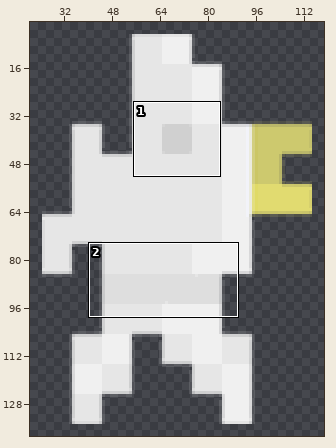
Sprite sheet, stored at dist/assets/pixel/White Fish Queen.png. The picture above shows the old version from afar; the outline marks the close-up.
Close-up. As it was:
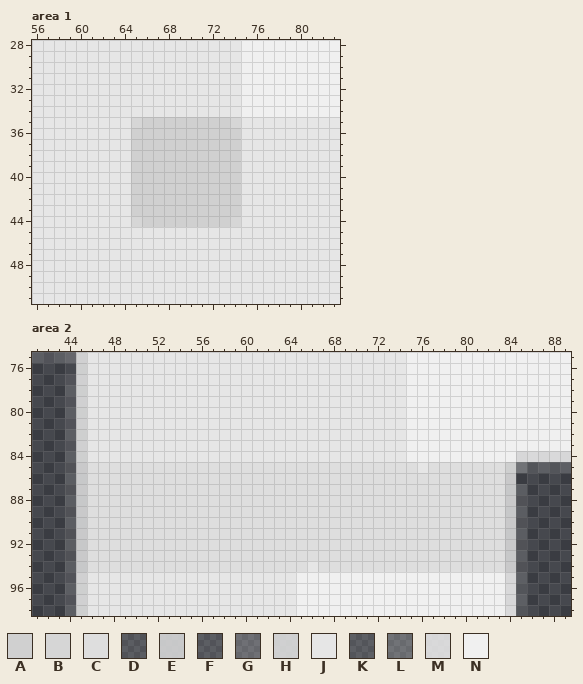
The file is 140x140 pixels. Pixels under 10% opacity are left out. Colours within 5 levels of each other are drawn and written as one. Shown: area 1: x 56..83, y 28..51; area 2: x 41..89, y 75..98. The wide view leaves out empty margins.
Palette (. is transparent): A #d0d0d0  B #d6d6d6  C #dedede  D #dedede23  E #dedededc  F #e6e6e623  G #e6e6e641  H #e6e6e6dc  J #e6e6e6  K #f0f0f023  L #f0f0f041  M #f0f0f0dc  N #f0f0f0
The same view after the edit:
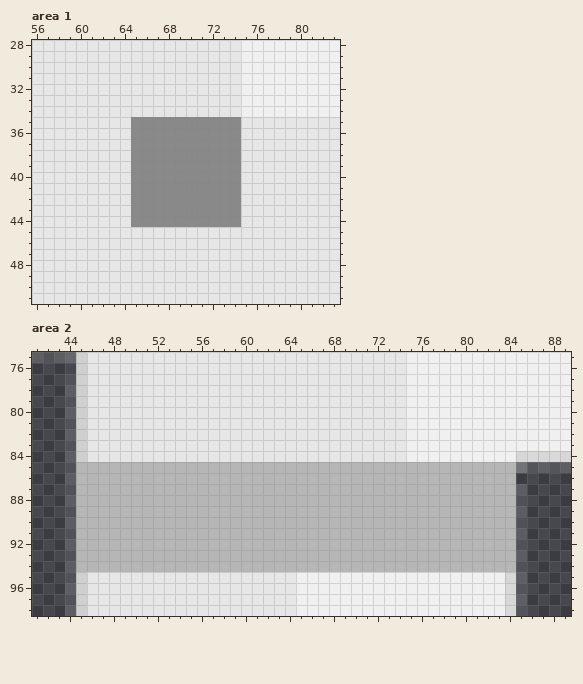
From old to new:
{"colour":"A","old":"#d0d0d0","new":"#898989"}
{"colour":"C","old":"#dedede","new":"#b6b6b6"}
{"where": "area 1"}
{"y":35,"x":65,"old":"B","new":"A"}
{"y":35,"x":74,"old":"B","new":"A"}
{"y":44,"x":65,"old":"B","new":"A"}
{"y":44,"x":74,"old":"B","new":"A"}
{"where": "area 2"}
{"y":85,"x":45,"old":"E","new":"C"}
{"y":85,"x":76,"old":"J","new":"C"}
{"y":85,"x":84,"old":"H","new":"C"}
{"y":86,"x":45,"old":"E","new":"C"}
{"y":86,"x":84,"old":"E","new":"C"}
{"y":87,"x":45,"old":"E","new":"C"}
{"y":87,"x":84,"old":"E","new":"C"}
{"y":88,"x":45,"old":"E","new":"C"}
{"y":88,"x":84,"old":"E","new":"C"}
{"y":89,"x":45,"old":"E","new":"C"}
{"y":89,"x":84,"old":"E","new":"C"}
{"y":90,"x":45,"old":"E","new":"C"}
{"y":90,"x":84,"old":"E","new":"C"}
{"y":91,"x":45,"old":"E","new":"C"}
{"y":91,"x":84,"old":"E","new":"C"}
{"y":92,"x":45,"old":"E","new":"C"}
{"y":92,"x":84,"old":"E","new":"C"}
{"y":93,"x":45,"old":"E","new":"C"}
{"y":93,"x":84,"old":"E","new":"C"}
{"y":94,"x":45,"old":"E","new":"C"}
{"y":94,"x":66,"old":"J","new":"C"}
{"y":94,"x":84,"old":"E","new":"C"}
{"label":"changed","picture_box":[131,117,241,227]}
{"label":"changed","picture_box":[76,462,516,572]}
